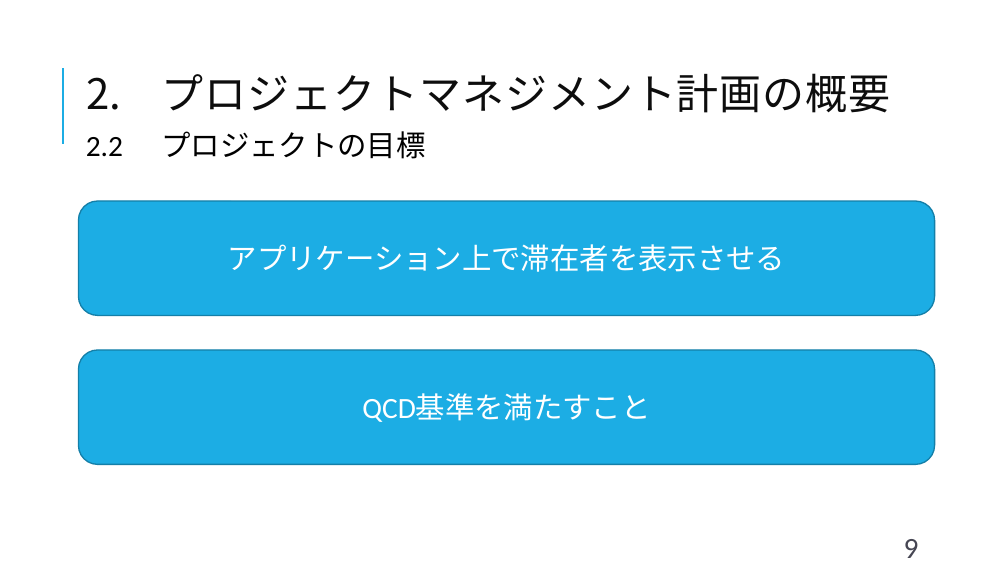
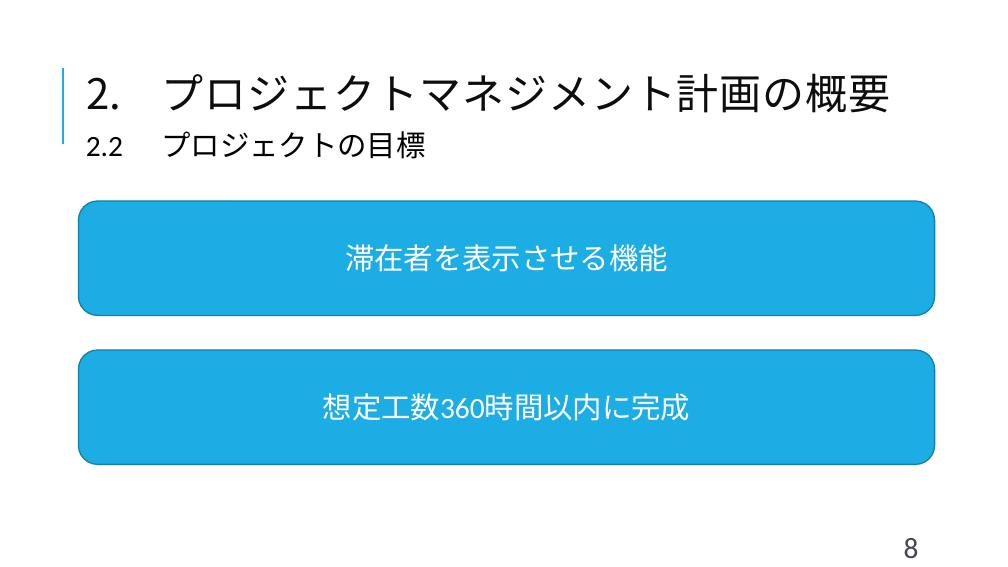
Before and after one commit to shimoda-a/pmpractice, a slide deck: slide 8 of yabuki-a/PM演習矢吹a/PM演習_中間報告_矢吹研A班.pptx (slide 9 before the commit). Drawn at 1008x567 pixels with LibreOffice and Linux fonts; fonts in the diff are those of the drawing. Boxes give left, top, right and bottom in pixels: in the first picture for what was removed or moved away, otherwise in the second. Text is boxed around its words. In the diff, an @@ line names an element or a change of style, - is before the commit and + after.

```diff
--- a/yabuki-a/PM演習矢吹a/PM演習_中間報告_矢吹研A班.pptx
+++ b/yabuki-a/PM演習矢吹a/PM演習_中間報告_矢吹研A班.pptx
@@ text in rounded rectangle at <box>345,244,668,272</box>: text changed @@
-アプリケーション上で滞在者を表示させる
+滞在者を表示させる機能
@@ text in rounded rectangle at <box>323,393,691,421</box>: text changed @@
-QCD基準を満たすこと
+想定工数360時間以内に完成
@@ page number at <box>904,538,919,558</box>: text changed @@
-9
+8
```
Also in this commit, not shown: 10 other slides changed, 2 slides added, 1 slide removed, 2 other files.
